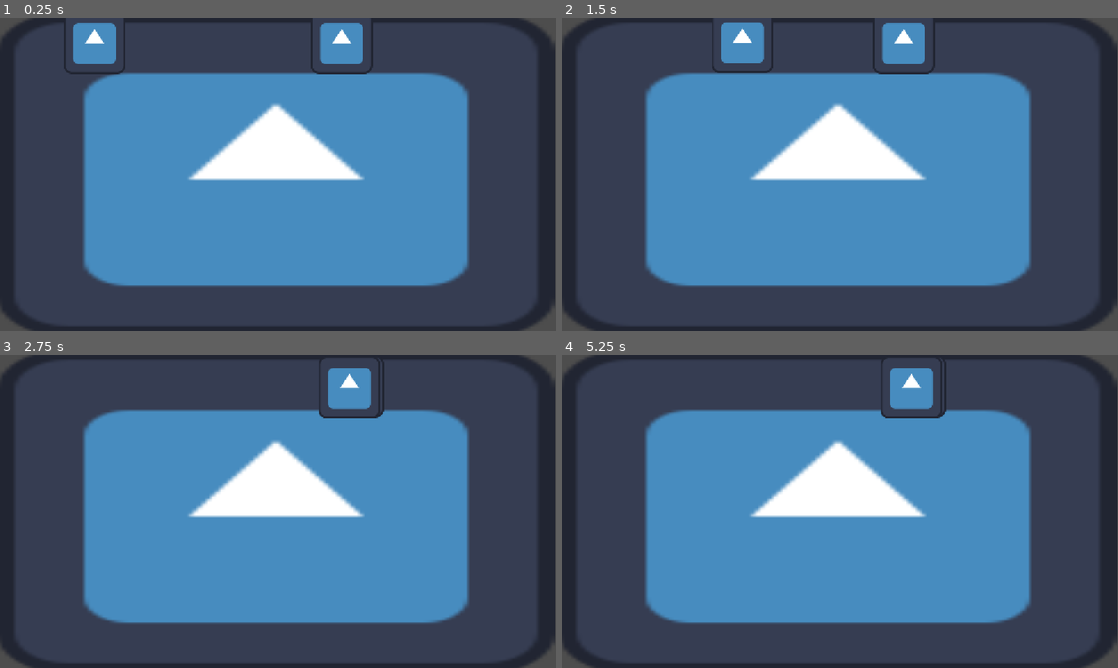
Above: before the commit, frames 1-4 (two rows, left to right).
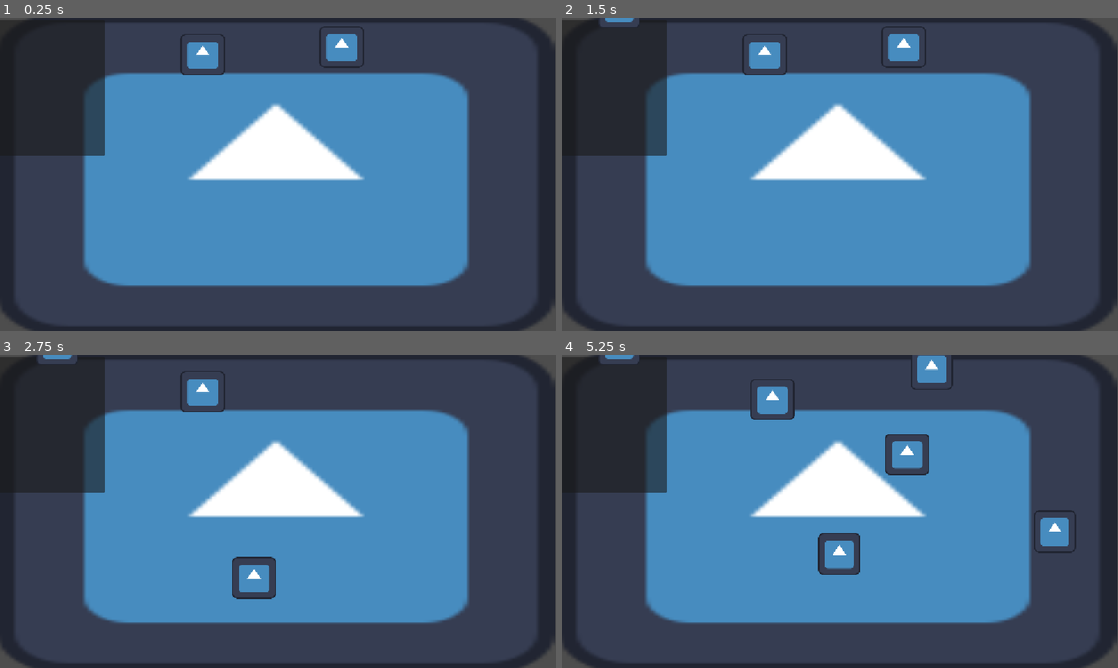
Above: after the commit, the same moments.

Repository: Qkupp/capston
Game: Godot game, scene res://main.tscn
Two runs of this game, one before a commit and one after it. Both use one fixed random seed, a clock stepped at 60 frames per second and the inputs below. The engine's default icon, where the game draws it, is replaced by a stand-in: a white triangle on a blue panel in a dark square.
Inputs (mouse positions are in pixels of both pictures, inside the frame that each line leads up to):
- Up to frame 1 (0.25 s): no input
- Up to frame 2 (1.5 s): click (612, 86) at 0.52 s; tap Enter at 1.25 s; drag from (656, 43) to (901, 43) at 1.27 s
- Up to frame 3 (2.75 s): tap Space at 2 s; drag from (339, 380) to (250, 574) at 2.02 s
- Up to frame 4 (5.25 s): tap Enter at 2.75, 4.25 s; move the mouse to (895, 442) at 2.77 s; hold D (move_right) 2.78-3.5 s; click (895, 442) at 2.92 s; tap Space at 3.5, 5 s; drag from (812, 574) to (912, 386) at 3.52 s; move the mouse to (1006, 558) at 4.27 s; hold A (move_left) 4.28-5 s; click (1006, 558) at 4.42 s; drag from (673, 464) to (756, 433) at 5.02 s

The runs differ from the first frame. In frame 1, 8.8% of the frame differs, in the area x 0-68%, y 0-44%; in frame 2, 9.3%; in frame 3, 9.5%; in frame 4, 11%, in the area x 0-93%, y 0-71%.

Commit message:
added spawn button

Diff:
--- /dev/null
+++ b/button.gd
@@ -0,0 +1,14 @@
+extends Button
+
+
+# Called when the node enters the scene tree for the first time.
+func _ready() -> void:
+	pass # Replace with function body.
+
+
+# Called every frame. 'delta' is the elapsed time since the previous frame.
+func _process(delta: float) -> void:
+	pass
+
+#func _button_pressed() -> void:
+	#print("button has been pressed")
--- /dev/null
+++ b/control.gd
@@ -0,0 +1,26 @@
+extends Control
+
+const TILE_SIZE: Vector2 = Vector2(16, 16)
+var spawn_point = TILE_SIZE
+
+const creature = preload("res://creature.gd")
+
+# Called when the node enters the scene tree for the first time.
+func _ready() -> void:
+	pass # Replace with function body.
+
+
+# Called every frame. 'delta' is the elapsed time since the previous frame.
+func _process(delta: float) -> void:
+	pass
+
+
+func _on_button_button_down() -> void:
+	print("button has been pressed")
+	spawn_creature()
+
+func spawn_creature() -> void:
+	var creature = load("res://creature.tscn")
+	var instance = creature.instantiate()
+	add_child(instance)
+	instance.position =  get_global_mouse_position() #Spawn_piont
--- a/creature.gd
+++ b/creature.gd
@@ -2,6 +2,7 @@
 
 const TILE_SIZE: Vector2 = Vector2(16, 16)
 var amount_of_times_move = 0
+
 
 var inputs = {
 	"move_up" : Vector2.UP,
--- a/creature.tscn
+++ b/creature.tscn
@@ -6,27 +6,31 @@
 [ext_resource type="Script" uid="uid://dseiqoi37eaxa" path="res://collision_shape_2d.gd" id="4_w7hms"]
 
 [sub_resource type="RectangleShape2D" id="RectangleShape2D_gefid"]
-size = Vector2(127, 128)
+size = Vector2(128.46988, 128)
 
 [node name="creature" type="Node2D" unique_id=848376107]
+scale = Vector2(0.6369672, 0.5428184)
 script = ExtResource("1_nugsn")
 
 [node name="Sprite2D" type="Sprite2D" parent="." unique_id=1205869667]
-position = Vector2(0, -9)
+scale = Vector2(0.96168935, 0.8926719)
 texture = ExtResource("1_fd6ru")
 
 [node name="Label" type="Label" parent="." unique_id=1894843805]
 visible = false
-offset_left = -34.0
-offset_top = -105.0
-offset_right = 31.0
-offset_bottom = -82.0
+offset_left = -32.0
+offset_top = -88.0
+offset_right = 33.0
+offset_bottom = -65.0
 text = "selected"
 
 [node name="Area2D" type="Area2D" parent="." unique_id=1443980549]
+position = Vector2(0, 8)
+scale = Vector2(0.96168935, 0.8926719)
 script = ExtResource("3_1k0n7")
 
 [node name="CollisionShape2D" type="CollisionShape2D" parent="Area2D" unique_id=576862628]
-position = Vector2(-0.5, -9)
+position = Vector2(0.23493953, -9)
+scale = Vector2(0.9999998, 1)
 shape = SubResource("RectangleShape2D_gefid")
 script = ExtResource("4_w7hms")
--- a/creature_manager.gd
+++ b/creature_manager.gd
@@ -15,7 +15,7 @@
 # Called every frame. 'delta' is the elapsed time since the previous frame.
 func _process(delta: float) -> void:
 	#global_position = global_position.snapped(TILE_SIZE)
-	print(creature_being_dragged)
+	#print(creature_being_dragged)
 	if creature_being_dragged != null:
 		snapped_once = false
 		var mouse_pos = get_global_mouse_position()
@@ -70,13 +70,13 @@
 	#if (creature_being_dragged != null && i==0):
 		#i = 1
 
-func snap_creature(pos: Vector2, tile_size_var: Vector2) -> Vector2: #snap creturs to the grid
-	var half_tile_size: Vector2 = tile_size_var * 0.5
-	#print("snap")
-	var grid_x:float = round((pos.x / half_tile_size.x + pos.y / half_tile_size.y) * 0.5) #up and to the right
-	var grid_y:float = round((pos.y / half_tile_size.y - pos.x / half_tile_size.x) * 0.5) #down to the left
-
-	return Vector2(grid_x-grid_y, grid_x+grid_y) * half_tile_size #horisanle position, vertiucal position, center of the tile
+#func snap_creature(pos: Vector2, tile_size_var: Vector2) -> Vector2: #snap creturs to the grid
+	#var half_tile_size: Vector2 = tile_size_var * 0.5
+	##print("snap")
+	#var grid_x:float = round((pos.x / half_tile_size.x + pos.y / half_tile_size.y) * 0.5) #up and to the right
+	#var grid_y:float = round((pos.y / half_tile_size.y - pos.x / half_tile_size.x) * 0.5) #down to the left
+#
+	#return Vector2(grid_x-grid_y, grid_x+grid_y) * half_tile_size #horisanle position, vertiucal position, center of the tile
 
 #spawn_creature() -> void:
 	#var scene = preload()
--- a/main.tscn
+++ b/main.tscn
@@ -3,6 +3,8 @@
 [ext_resource type="Script" uid="uid://idjju62rip6p" path="res://creature_manager.gd" id="1_0xm2m"]
 [ext_resource type="PackedScene" uid="uid://cabq7i5qafb1s" path="res://creature.tscn" id="1_ig7tw"]
 [ext_resource type="Texture2D" uid="uid://0ii0g4nqe5qr" path="res://icon.svg" id="3_h2yge"]
+[ext_resource type="Script" uid="uid://c0i1ijv18uxe8" path="res://control.gd" id="4_1bvp3"]
+[ext_resource type="Script" uid="uid://cdj4w8xhkr1uw" path="res://button.gd" id="5_lquwl"]
 
 [sub_resource type="TileSet" id="TileSet_gefid"]
 tile_size = Vector2i(128, 128)
@@ -19,17 +21,38 @@
 position = Vector2(580, 320)
 ignore_rotation = false
 
+[node name="Spawn_piont" type="Area2D" parent="." unique_id=228764224]
+position = Vector2(592, 288)
+
 [node name="creatureManager" type="Node2D" parent="." unique_id=1901639602]
 script = ExtResource("1_0xm2m")
 
 [node name="creature" parent="creatureManager" unique_id=848376107 instance=ExtResource("1_ig7tw")]
-position = Vector2(192, 208)
+position = Vector2(416, 224)
+scale = Vector2(0.75, 0.75)
 
 [node name="creature2" parent="creatureManager" unique_id=783092535 instance=ExtResource("1_ig7tw")]
 position = Vector2(704, 208)
+scale = Vector2(0.75, 0.75)
 
 [node name="background" type="Sprite2D" parent="." unique_id=2136895102]
 z_index = -100
 position = Vector2(576, 319.99997)
 scale = Vector2(9.031618, 5.2360926)
 texture = ExtResource("3_h2yge")
+
+[node name="Control" type="Control" parent="." unique_id=1033220581]
+layout_mode = 3
+anchors_preset = 0
+offset_right = 40.0
+offset_bottom = 40.0
+scale = Vector2(1.1075432, 1.408724)
+script = ExtResource("4_1bvp3")
+
+[node name="Spawn Button" type="Button" parent="Control" unique_id=1128416715]
+layout_mode = 0
+offset_right = 200.0
+offset_bottom = 200.0
+script = ExtResource("5_lquwl")
+
+[connection signal="button_down" from="Control/Spawn Button" to="Control" method="_on_button_button_down"]
Not shown, added: button.gd.uid
Not shown, added: control.gd.uid
Not shown, added: main.tscn4156014723.tmp
